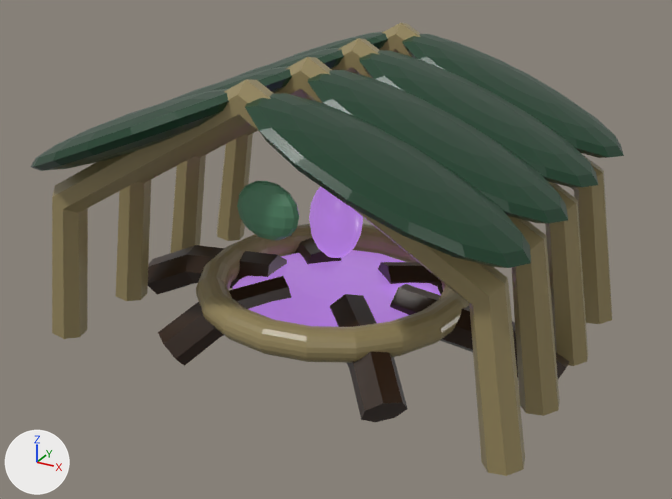
One commit to the glTF model public/assets/models/circle-conservatory.glb: the scene before it, then after it.
Both versions are drawn from a 50 mm camera at (2.3, -4.19, 2.56) aimed at (0.05, -0.09, 0.51). The lights are fixed; the arrows at lower left show +X, +Y and +Z. The picture after the commit comes second. Where no turn or scale is listed for an object, it has been applied to the vertices.

The first picture shows 'circle-conservatory-growth-canopy-circle-conservatory-leaves', 'circle-conservatory-growth-canopy-circle-conservatory-owner', 'circle-conservatory-growth-canopy-focus', 'circle-conservatory-growth-ribs-circle-conservatory-core', 'circle-conservatory-growth-ribs-circle-conservatory-wood', 'circle-conservatory-growth-roots-circle-conservatory-roots', 'circle-conservatory-growth-roots-circle-conservatory-wood'.
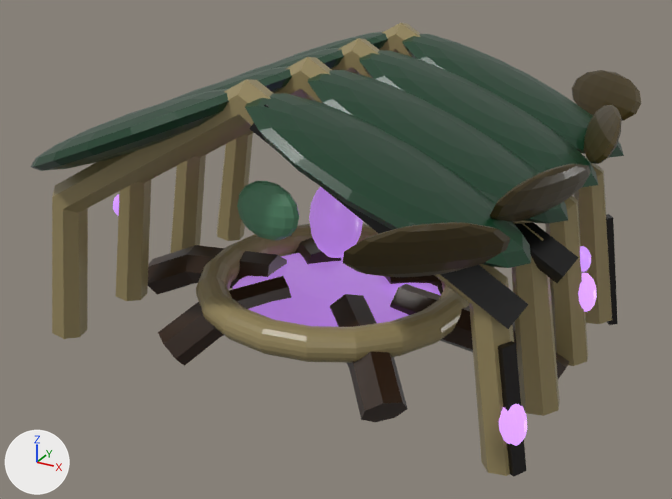
Location of each change, [x1, y1, x2, y2] in pixels of the pictures (672 x 499 px):
'circle-conservatory-damage-critical-circle-conservatory-damage-critical-wilted', added (brown)
    after: [343, 70, 641, 277]
'circle-conservatory-damage-critical-circle-conservatory-damage-critical-split', added
    after: [250, 104, 578, 329]
'circle-conservatory-damage-moderate-circle-conservatory-damage-moderate-crack', added
    after: [498, 214, 618, 477]
'circle-conservatory-damage-critical-circle-conservatory-damage-critical-flicker', added
    after: [499, 273, 597, 446]
'circle-conservatory-damage-moderate-circle-conservatory-damage-moderate-leak-fading-light', added
    after: [113, 194, 591, 272]

Diff of the bpy script that builds the scene:
```diff
--- a/public/assets/models/circle-conservatory.glb.py
+++ b/public/assets/models/circle-conservatory.glb.py
@@ ob_circle_conservatory_damage_critical_circle_conservatory_damage_critical_wilted @@
+ob_circle_conservatory_damage_critical_circle_conservatory_damage_critical_wilted = bpy.data.objects.new('circle-conservatory-damage-critical-circle-conservatory-damage-critical-wilted', me_mesh_12)  # 346 vertices, 676 faces; spans x 0.84..1.41, y -1.5..1.5, z 1.06..1.32; in mat_circle_conservatory_damage_critical_wilted (brown #413513)
+ob_circle_conservatory_damage_critical_circle_conservatory_damage_critical_wilted.location = (0.0, 0.0, 0.0)
@@ ob_circle_conservatory_damage_critical_circle_conservatory_damage_critical_flicker @@
+ob_circle_conservatory_damage_critical_circle_conservatory_damage_critical_flicker = bpy.data.objects.new('circle-conservatory-damage-critical-circle-conservatory-damage-critical-flicker', me_mesh_11)  # 172 vertices, 336 faces; spans x 1.26..1.402, y -0.911..0.348, z 0.149..0.5; in mat_circle_conservatory_damage_critical_flicker (purple #8341bc, glowing purple #daa2ff)
+ob_circle_conservatory_damage_critical_circle_conservatory_damage_critical_flicker.location = (0.0, 0.0, 0.0)
@@ ob_circle_conservatory_damage_critical_circle_conservatory_damage_critical_split @@
+ob_circle_conservatory_damage_critical_circle_conservatory_damage_critical_split = bpy.data.objects.new('circle-conservatory-damage-critical-circle-conservatory-damage-critical-split', me_mesh_9)  # 40 vertices, 60 faces; spans x -1.18..1.4, y -0.93..0.94, z 0.7..1.56; in mat_circle_conservatory_damage_critical_split (black #030101)
+ob_circle_conservatory_damage_critical_circle_conservatory_damage_critical_split.location = (0.0, 0.0, 0.0)
@@ ob_circle_conservatory_damage_moderate_circle_conservatory_damage_moderate_leak_fading_light @@
+ob_circle_conservatory_damage_moderate_circle_conservatory_damage_moderate_leak_fading_light = bpy.data.objects.new('circle-conservatory-damage-moderate-circle-conservatory-damage-moderate-leak-fading-light', me_mesh_8)  # 258 vertices, 504 faces; spans x -1.34..1.34, y -0.35..0.33, z 0.51..1.21; in mat_circle_conservatory_damage_moderate_leak_fading_light (purple #7439b2, glowing purple #c592ee)
+ob_circle_conservatory_damage_moderate_circle_conservatory_damage_moderate_leak_fading_light.location = (0.0, 0.0, 0.0)
@@ ob_circle_conservatory_damage_moderate_circle_conservatory_damage_moderate_crack @@
+ob_circle_conservatory_damage_moderate_circle_conservatory_damage_moderate_crack = bpy.data.objects.new('circle-conservatory-damage-moderate-circle-conservatory-damage-moderate-crack', me_mesh_7)  # 48 vertices, 72 faces; spans x -0.76..1.42, y -0.9..0.89, z -0.04..1.4; in mat_circle_conservatory_damage_moderate_crack (black #0a0301)
+ob_circle_conservatory_damage_moderate_circle_conservatory_damage_moderate_crack.location = (0.0, 0.0, 0.0)
```
